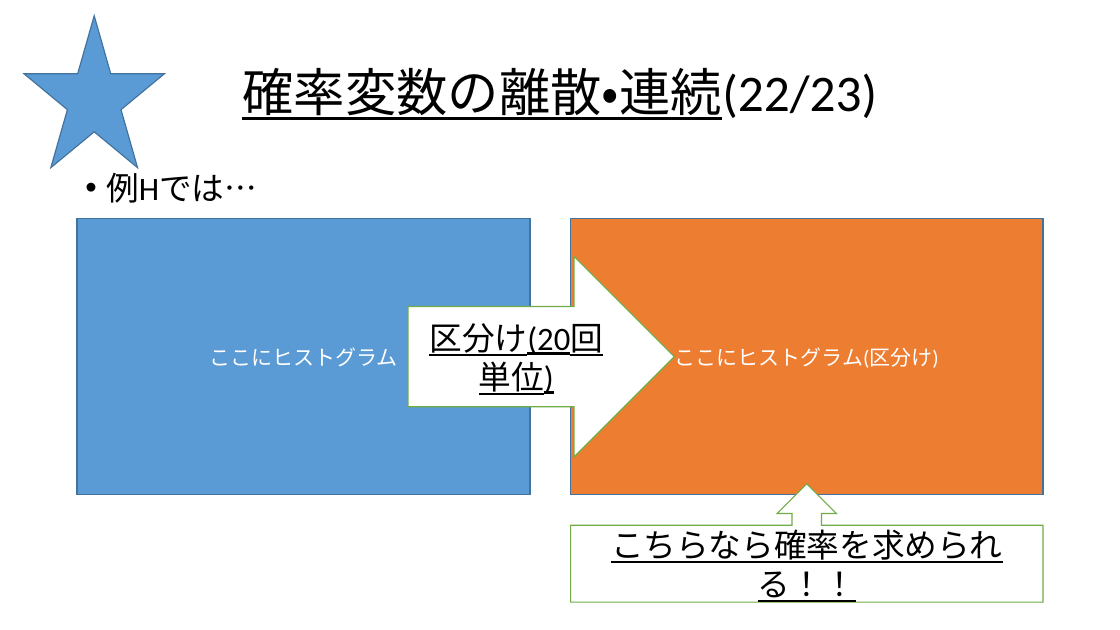
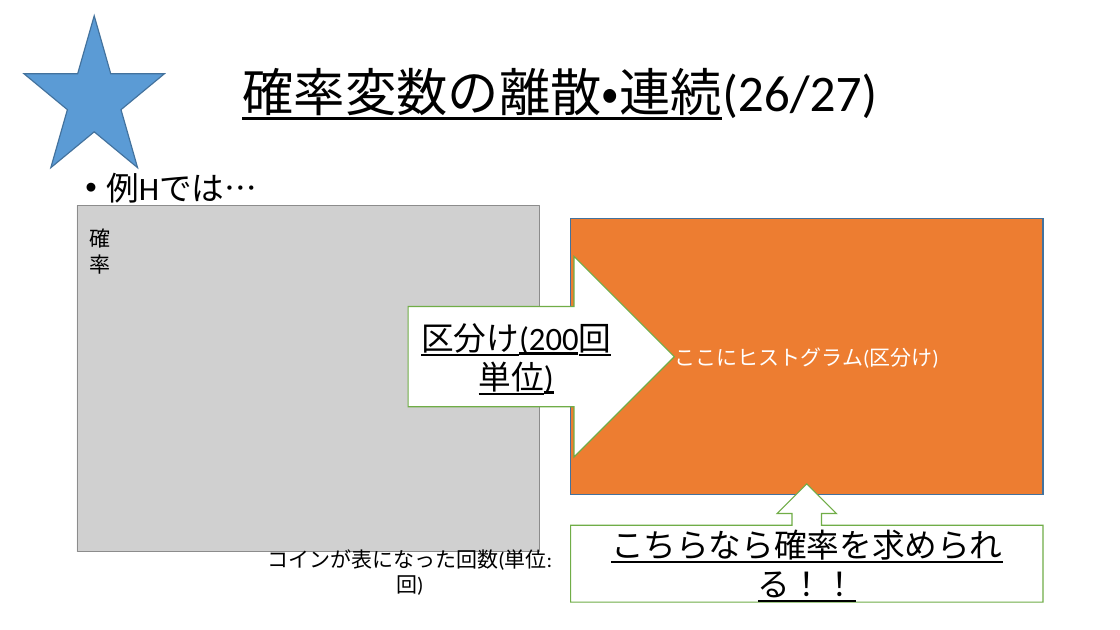
Before and after one commit to Ryo-KATAYAMA/Senior_Project, a slide deck: slide 87 of Chapter4_1.pptx (slide 83 before the commit). Drawn at 1120x630 pixels with LibreOffice and Linux fonts; fonts in the diff are those of the drawing; grey boxes stand for pictures. Boxes give left, top, right and bottom in pixels: in the first picture for what was removed or moved away, otherwise in the second. Text is boxed around its words. In the diff, an @@ line names an element or a change of style, - is before the commit and + after.

Commit message:
グラフ一部差し換え、説明追加

```diff
--- a/Chapter4_1.pptx
+++ b/Chapter4_1.pptx
@@ title at (242,67,877,120): text changed @@
-確率変数の離散・連続(22/23)
+確率変数の離散・連続(26/27)
@@ picture added at (77,205,539,552) @@
@@ rectangle removed at (77,219,530,495) @@
-ここにヒストグラム
@@ text added at (89,228,110,274), 18 pt, text #000000 @@
+確率
@@ text in right arrow at (421,323,611,356): text changed @@
-区分け(20回単位)
+区分け(200回単位)
@@ text added at (267,546,552,570), 18 pt, text #000000 @@
+コインが表になった回数(単位:回)
```
Also in this commit, not shown: 40 other slides changed, 6 slides added.
